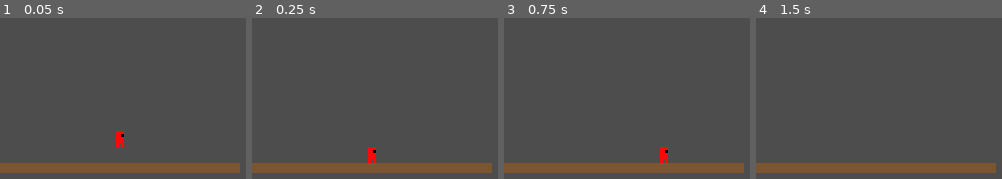
Above: before the commit, frames 1-4 (left to right).
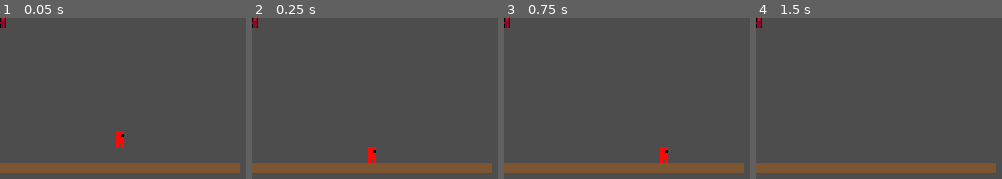
Above: after the commit, the same moments.

Repository: dpshibby/TritonWare_Sp2024_AUS
Game: Godot game, scene res://scenes/world.tscn
Two runs of this game, one before a commit and one after it. Both use one fixed random seed, a clock stepped at 60 frames per second and the inputs below.
Inputs:
- Up to frame 1 (0.05 s): no input
- Up to frame 2 (0.25 s): no input
- Up to frame 3 (0.75 s): tap Enter at 0.5 s; hold Right (right_arrow) from 0.53 s (still down)
- Up to frame 4 (1.5 s): keep holding Right (right_arrow)

The runs differ from the first frame. In frame 1, 0.2% of the frame differs, in the area x 0-3%, y 0-7%; in frame 2, 0.2%; in frame 3, 0.2%; in frame 4, 0.2%.

Commit message:
Animations added for Player

Diff:
--- a/scenes/world.tscn
+++ b/scenes/world.tscn
@@ -1,12 +1,71 @@
-[gd_scene load_steps=4 format=3 uid="uid://dnsdk6aqxv2uf"]
+[gd_scene load_steps=9 format=3 uid="uid://dnsdk6aqxv2uf"]
 
 [ext_resource type="PackedScene" uid="uid://c2x2cm3y3wq2h" path="res://scenes/player_character.tscn" id="1_m7i3k"]
+[ext_resource type="Texture2D" uid="uid://tjqfclx0rpbk" path="res://assets/Player_Sheet.png" id="2_7k7gt"]
 
 [sub_resource type="RectangleShape2D" id="RectangleShape2D_olxsp"]
 size = Vector2(240, 10)
 
 [sub_resource type="QuadMesh" id="QuadMesh_5ryj0"]
 size = Vector2(240, 10)
+
+[sub_resource type="Animation" id="Animation_8jtwr"]
+resource_name = "Walk"
+length = 0.4
+loop_mode = 1
+tracks/0/type = "value"
+tracks/0/imported = false
+tracks/0/enabled = true
+tracks/0/path = NodePath(".:frame")
+tracks/0/interp = 1
+tracks/0/loop_wrap = true
+tracks/0/keys = {
+"times": PackedFloat32Array(0, 0.1, 0.2, 0.3),
+"transitions": PackedFloat32Array(1, 1, 1, 1),
+"update": 1,
+"values": [7, 8, 9, 10]
+}
+
+[sub_resource type="Animation" id="Animation_fw7fa"]
+resource_name = "Idle"
+length = 0.4
+loop_mode = 1
+tracks/0/type = "value"
+tracks/0/imported = false
+tracks/0/enabled = true
+tracks/0/path = NodePath(".:frame")
+tracks/0/interp = 1
+tracks/0/loop_wrap = true
+tracks/0/keys = {
+"times": PackedFloat32Array(0, 0.2),
+"transitions": PackedFloat32Array(1, 1),
+"update": 1,
+"values": [0, 1]
+}
+
+[sub_resource type="Animation" id="Animation_ciw4w"]
+resource_name = "Jump"
+length = 0.7
+loop_mode = 1
+tracks/0/type = "value"
+tracks/0/imported = false
+tracks/0/enabled = true
+tracks/0/path = NodePath(".:frame")
+tracks/0/interp = 1
+tracks/0/loop_wrap = true
+tracks/0/keys = {
+"times": PackedFloat32Array(0, 0.1, 0.2, 0.3, 0.4, 0.5, 0.6),
+"transitions": PackedFloat32Array(1, 1, 1, 1, 1, 1, 1),
+"update": 1,
+"values": [14, 15, 16, 17, 18, 19, 20]
+}
+
+[sub_resource type="AnimationLibrary" id="AnimationLibrary_qlumi"]
+_data = {
+"Idle": SubResource("Animation_fw7fa"),
+"Jump": SubResource("Animation_ciw4w"),
+"Walk": SubResource("Animation_8jtwr")
+}
 
 [node name="World" type="Node2D"]
 
@@ -22,3 +81,15 @@
 [node name="MeshInstance2D" type="MeshInstance2D" parent="Ground"]
 modulate = Color(0.486275, 0.337255, 0.196078, 1)
 mesh = SubResource("QuadMesh_5ryj0")
+
+[node name="Sprite2D" type="Sprite2D" parent="."]
+texture_filter = 1
+texture = ExtResource("2_7k7gt")
+hframes = 7
+vframes = 3
+frame = 14
+
+[node name="AnimationPlayer" type="AnimationPlayer" parent="Sprite2D"]
+libraries = {
+"": SubResource("AnimationLibrary_qlumi")
+}
Binary file added: assets/Player_Sheet.png
Not shown, added: assets/Player_Sheet.png.import
